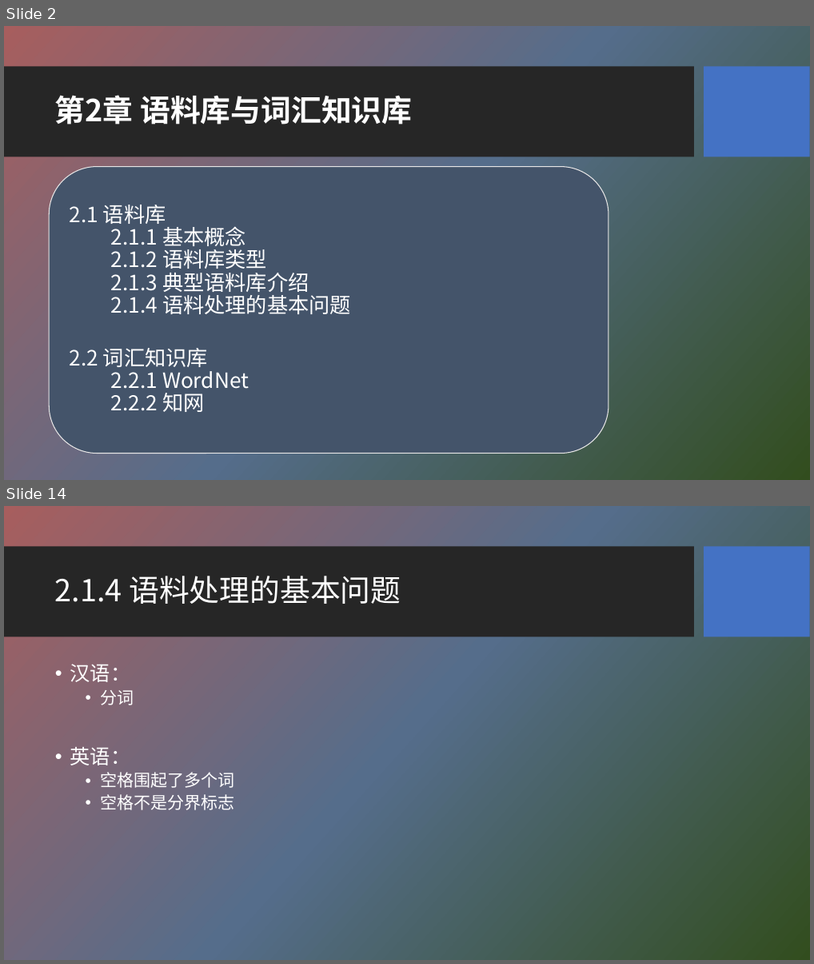
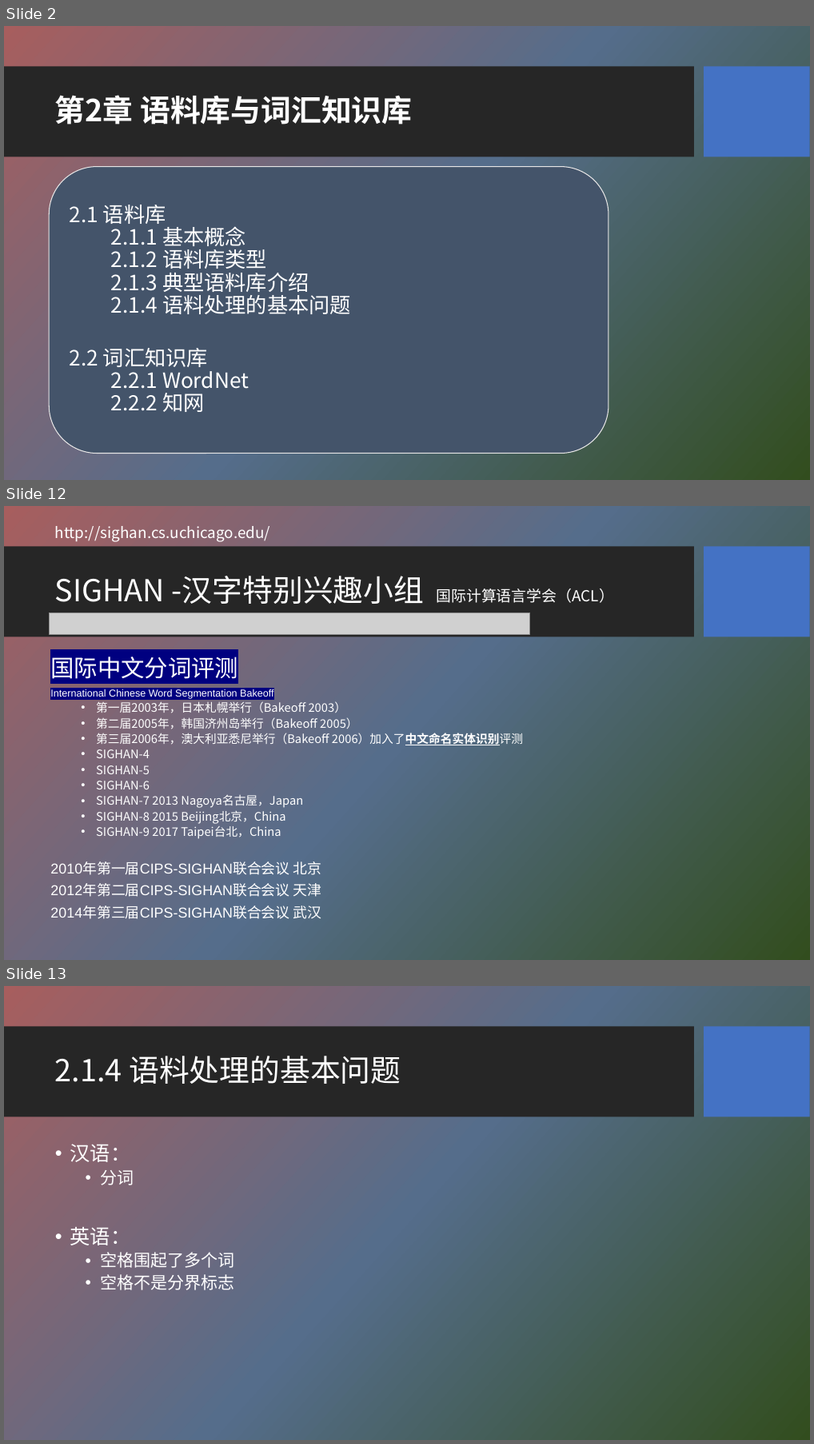
Before and after one commit to HBU/NLP_PPT, a slide deck: PPT-2020/ch02 语料库与词汇知识库.pptx. Shown one above the other, each under a label of ours: slides 2 and 14 before the commit, slides 2, 12 and 13 after it; the slides between them are not shown. The pictures are 814x964 and 814x1444 pixels, drawn with LibreOffice and Linux fonts; fonts in the diff are those of the drawing; grey boxes stand for pictures; background and template pictures are left out. Boxes give left, top, right and bottom in pixels: in the first picture for what was removed or moved away, otherwise in the second. Text is boxed around its words. In the diff, an @@ line names an element or a change of style, - is before the commit and + after.

```diff
--- a/PPT-2020/ch02 语料库与词汇知识库.pptx
+++ b/PPT-2020/ch02 语料库与词汇知识库.pptx
@@ slide 12 added at (4, 506, 810, 960), background picture (left out); not listed: 2 template elements that a slide beside it also shows @@
@@ text added at (55, 526, 271, 542), 18 pt, text #FFFFFF @@
+http://sighan.cs.uchicago.edu/
@@ title added at (55, 576, 425, 604), 36 pt, text #FFFFFF @@
+SIGHAN -汉字特别兴趣小组
@@ text added at (436, 588, 614, 603), 18 pt, text #FFFFFF @@
+国际计算语言学会（ACL）
@@ picture added at (49, 612, 530, 634) @@
@@ text added at (50, 656, 523, 919), 14 pt, text #FFFFFF @@
+国际中文分词评测
+International Chinese Word Segmentation Bakeoff
+  • 第一届2003年，日本札幌举行（Bakeoff 2003）
+  • 第二届2005年，韩国济州岛举行（Bakeoff 2005）
+  • 第三届2006年，澳大利亚悉尼举行（Bakeoff 2006）加入了中文命名实体识别评测
+  • SIGHAN-4
+  • SIGHAN-5
+  • SIGHAN-6
+  • SIGHAN-7 2013 Nagoya名古屋，Japan
+  • SIGHAN-8 2015 Beijing北京，China
+  • SIGHAN-9 2017 Taipei台北，China
+2010年第一届CIPS-SIGHAN联合会议 北京
+2012年第二届CIPS-SIGHAN联合会议 天津
+2014年第三届CIPS-SIGHAN联合会议 武汉
@@ what was slide 14 is now slide 13 @@
```
Also in this commit, not shown: 9 slides changed, 2 other slides added, 1 slide removed, 1 other file.
